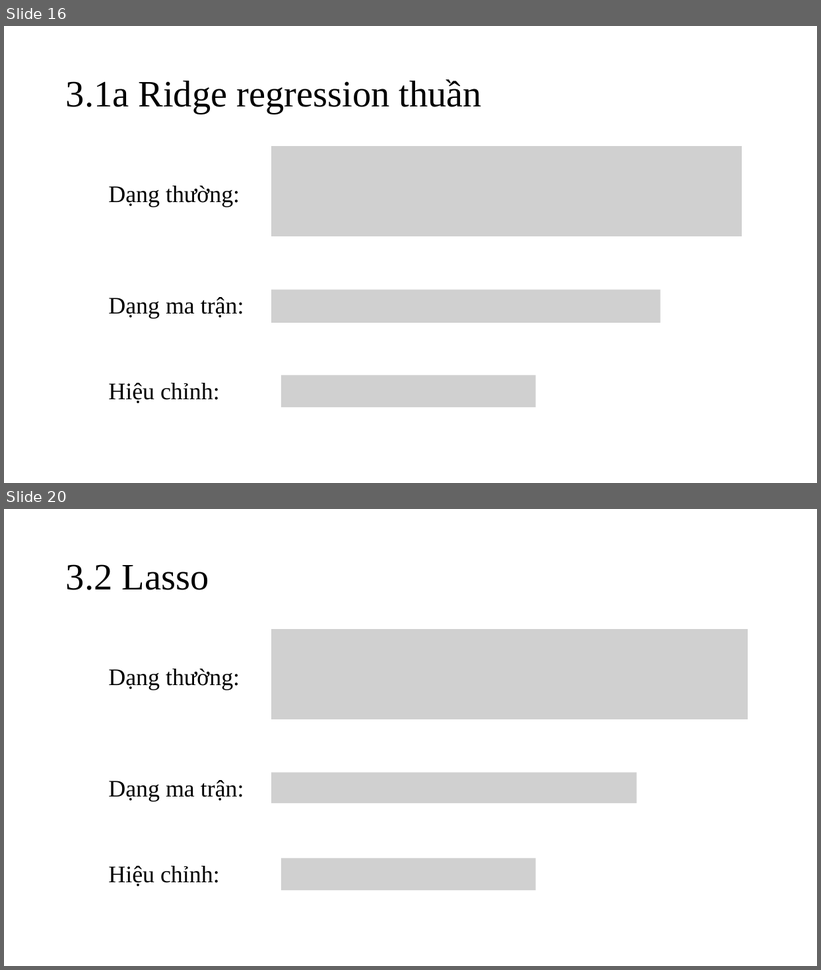
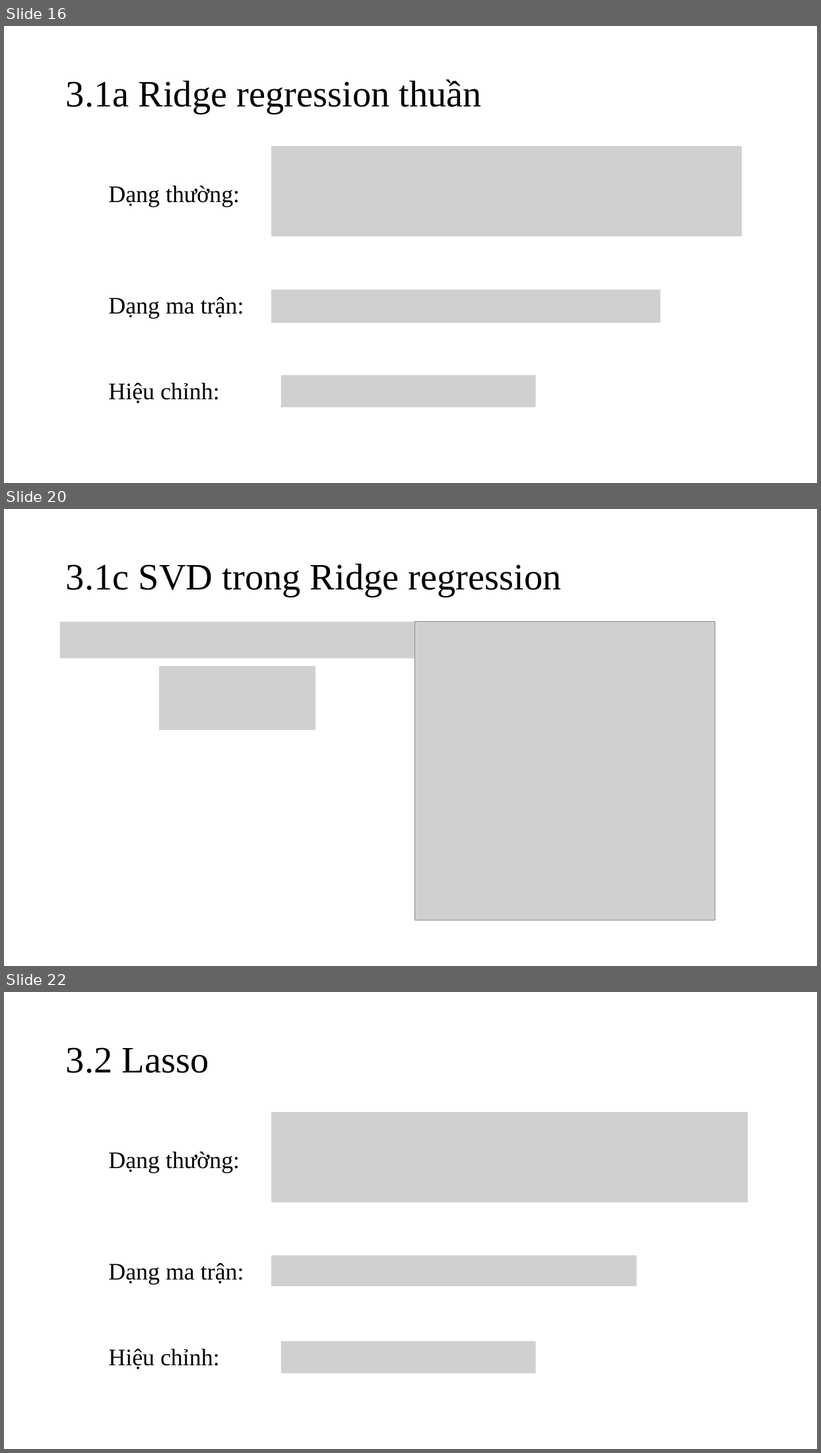
Before and after one commit to nguyenduyhanlam/ML_Final, a slide deck: Shrinkage Method.pptx. Shown one above the other, each under a label of ours: slides 16 and 20 before the commit, slides 16, 20 and 22 after it; the slides between them are not shown. The pictures are 821x970 and 821x1453 pixels, drawn with LibreOffice and Linux fonts; fonts in the diff are those of the drawing; grey boxes stand for pictures. Boxes give left, top, right and bottom in pixels: in the first picture for what was removed or moved away, otherwise in the second. Text is boxed around its words. In the diff, an @@ line names an element or a change of style, - is before the commit and + after.

```diff
--- a/Shrinkage Method.pptx
+++ b/Shrinkage Method.pptx
@@ slide 20 added at [4,509,817,966], background #FFFFFF @@
@@ title added at [66,563,562,597], 44 pt, text #000000 @@
+3.1c SVD trong Ridge regression
@@ picture added at [60,622,415,658] @@
@@ picture added at [415,622,715,921] @@
@@ picture added at [159,666,316,730] @@
@@ what was slide 20 is now slide 22 @@
```
Also in this commit, not shown: 2 slides changed, 2 other slides added, 1 slide removed, 1 other file.
